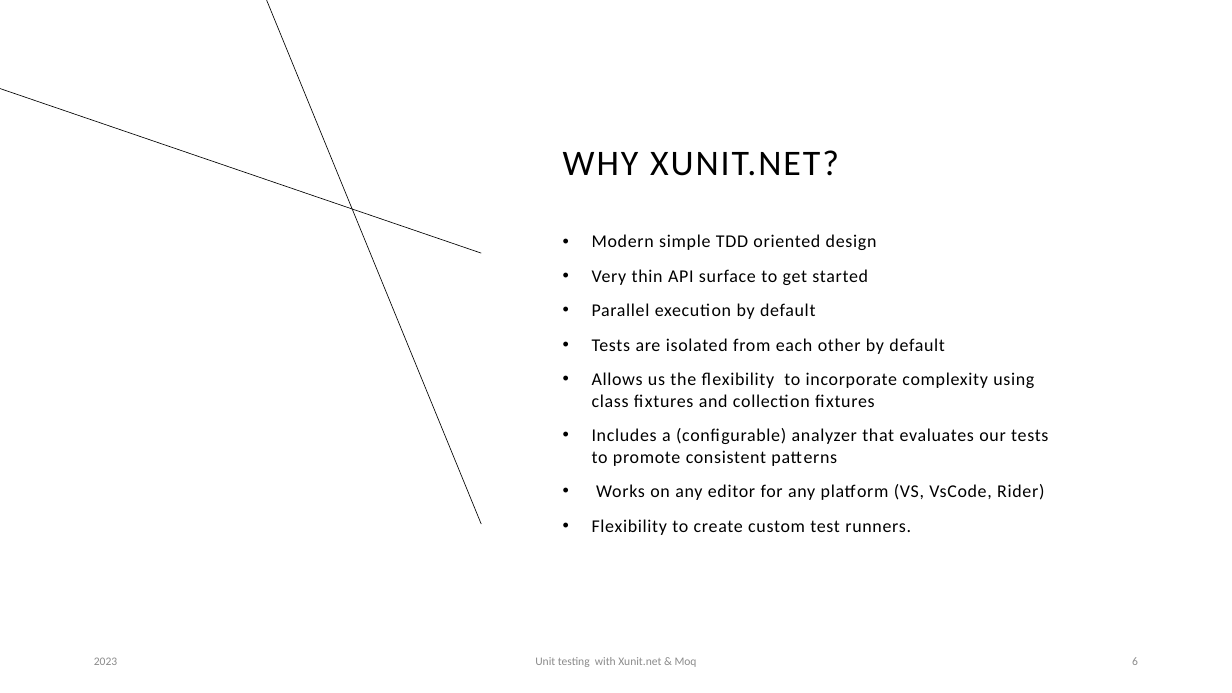
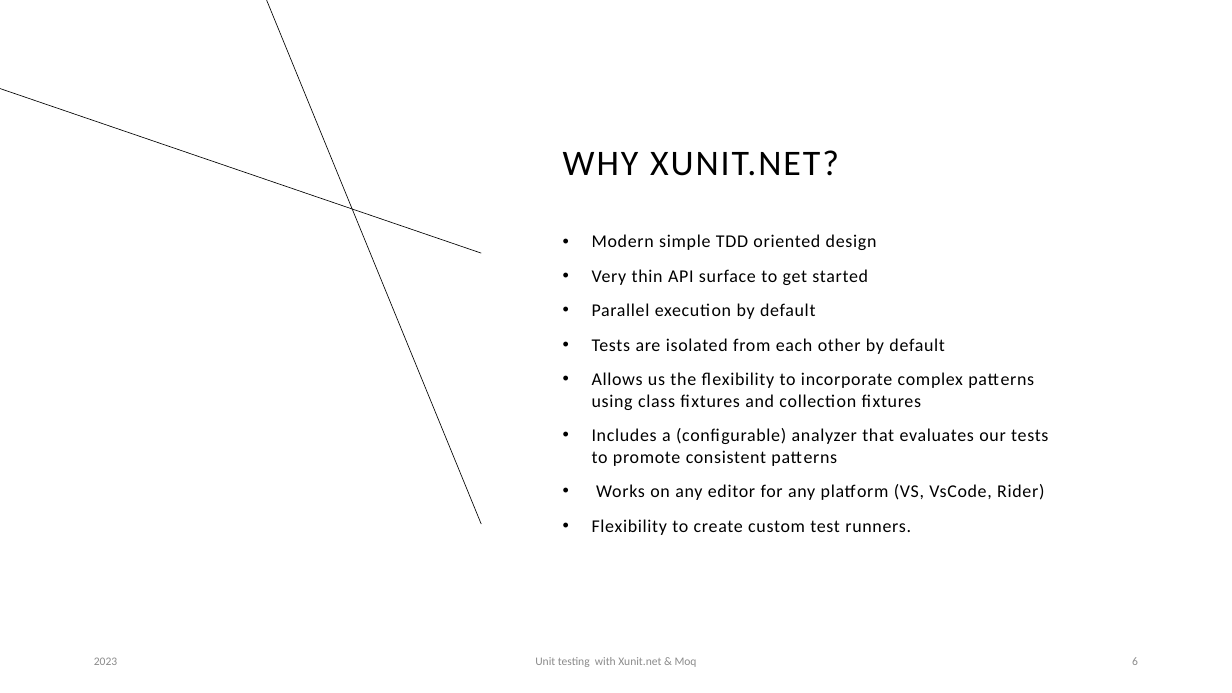
Before and after one commit to rysjones/XUnitPresentation, a slide deck: slide 6 of Presentation/Unit Testing with Xunit - Moq.pptx. Drawn at 1232x693 pixels with LibreOffice and Linux fonts; fonts in the diff are those of the drawing. Boxes give left, top, right and bottom in pixels: in the first picture for what was removed or moved away, otherwise in the second. Text is boxed around its words. In the diff, an @@ line names an element or a change of style, - is before the commit and + after.

```diff
--- a/Presentation/Unit Testing with Xunit - Moq.pptx
+++ b/Presentation/Unit Testing with Xunit - Moq.pptx
@@ text at [592,372,1034,410]: text changed @@
-• Allows us the flexibility to incorporate complexity using class fixtures and collection fixtures
+• Allows us the flexibility to incorporate complex patterns using class fixtures and collection fixtures
```
Also in this commit, not shown: 1 other slide changed.
